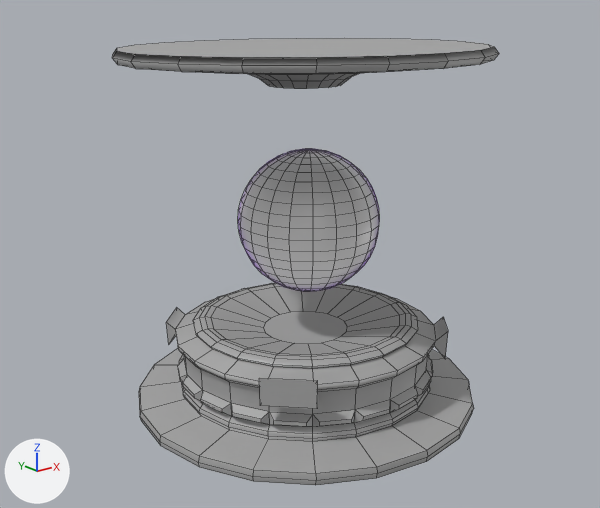
An edit to the FBX model GAM1103/Import/meeting.fbx, drawn before and after from the same camera.
The view is the same before and after, from a camera (50 mm lens) standing at (-0.173, -0.232, 0.181) and looking at (0.032, 0.025, 0.078). Lighting does not change. The marker at lower left points along +X, +Y and +Z. Mesh edges are drawn as thin lines. Where no turn or scale is listed for an object, it has been applied to the vertices.

Before the edit, the objects in view are built like this:
```python
me_mesh = bpy.data.meshes.new('Mesh')
me_mesh.from_pydata(...)  # 280 vertices, 261 faces; spans x -0.0748..0.0739, y -0.0738..0.0739, z -0.0103..0.0057
me_mesh.materials.append(mat_standardsurface1)  # grey #aaaaaa
me_mesh_001 = bpy.data.meshes.new('Mesh.001')
me_mesh_001.from_pydata(...)  # 438 vertices, 418 faces; spans x -0.0727..0.0727, y -0.0947..0.0507, z -0.0048..0.0321
me_mesh_001.materials.append(mat_standardsurface1)  # grey #aaaaaa
me_mesh_002 = bpy.data.meshes.new('Mesh.002')
me_mesh_002.from_pydata(...)  # a UV sphere (20 segments, 20 rings, poles along z) spanning x -0.0291..0.0291, y -0.0291..0.0291, z -0.0291..0.0291
me_mesh_002.materials.append(mat_standardsurface2)  # white #ffffff
ob_pcylinder8 = bpy.data.objects.new('pCylinder8', me_mesh)
ob_pcylinder8.location = (0.0357, 0.0271, 0.1566)
ob_pcylinder9 = bpy.data.objects.new('pCylinder9', me_mesh_001)
ob_pcylinder9.location = (0.0357, 0.048, 0.0177)
ob_psphere1 = bpy.data.objects.new('pSphere1', me_mesh_002)
ob_psphere1.location = (0.0359, 0.024, 0.092)
```
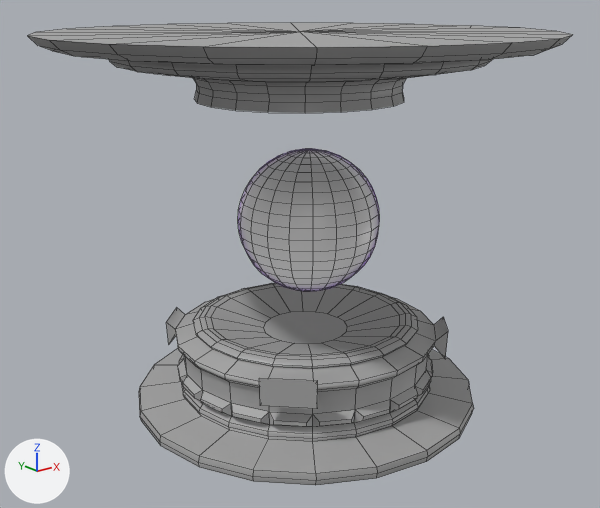
The newer file is also turned or shifted as a whole; pictures and numbers use the older file's frame.

What changed in the scene script:
```text
Add me_mesh_002_1:
    me_mesh_002_1.from_pydata(...)  # 241 vertices, 240 faces; spans x -0.1..0.1, y -0.1..0.1, z -0.02..0.006
    me_mesh_002_1.materials.append(mat_standardsurface1)  # grey #aaaaaa
Remove ob_pcylinder8:
    ob_pcylinder8 = bpy.data.objects.new('pCylinder8', me_mesh)
    ob_pcylinder8.location = (0.0357, 0.0271, 0.1566)
Add ob_pcylinder10:
    ob_pcylinder10 = bpy.data.objects.new('pCylinder10', me_mesh_002_1)
    ob_pcylinder10.location = (0.034, 0.0277, 0.1612)
```

What differs and where, as boxes [x1, y1, x2, y2] in the pictures (600 x 508 px):
'pCylinder10', added: after [28, 23, 572, 113]
'pCylinder8', deleted: before [112, 38, 499, 89]
